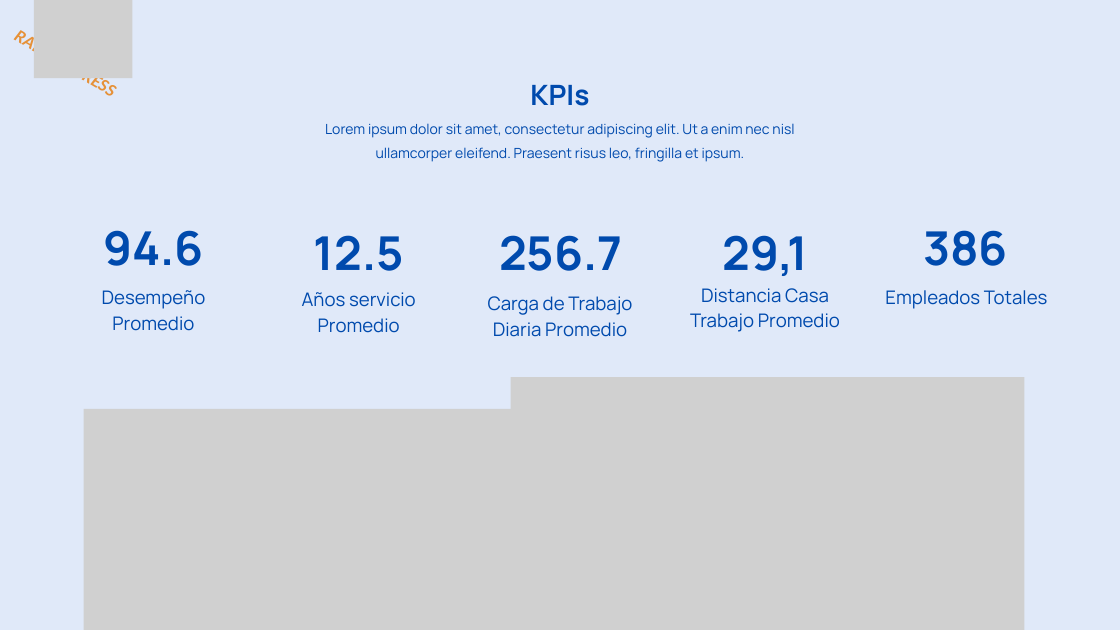
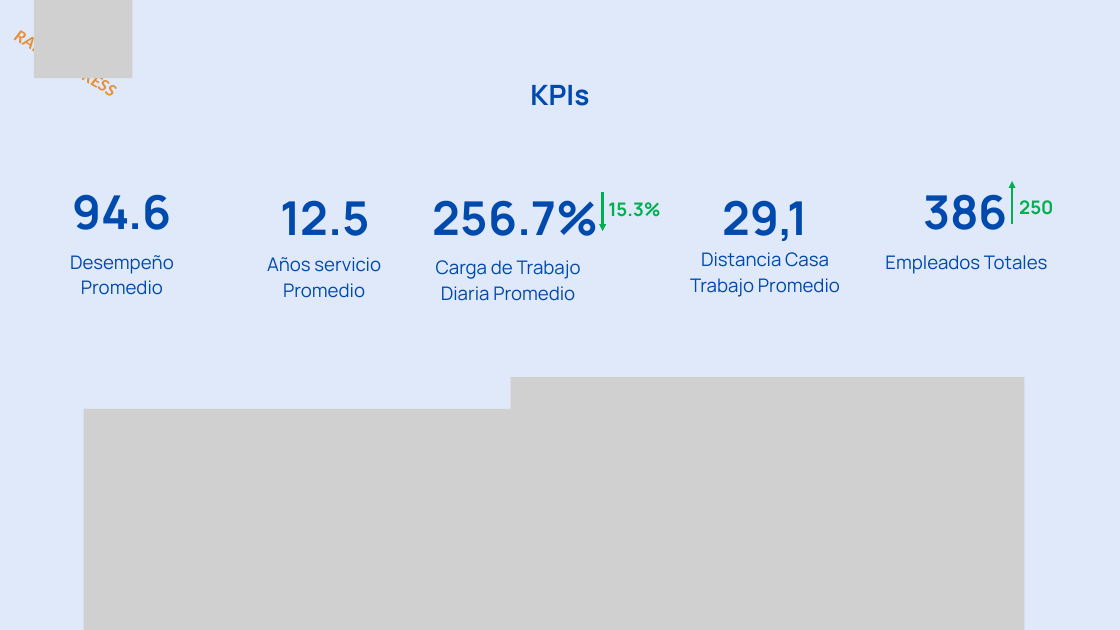
Before and after one commit to ITACADEMYprojectes/ProjecteData, a slide deck: slide 3 of Equip_28/Results/Analisis_PAP_and_ABL_RapidExpres_2026_04_05.pptx (slide 4 before the commit). Drawn at 1120x630 pixels with LibreOffice and Linux fonts; fonts in the diff are those of the drawing; grey boxes stand for pictures. Boxes give left, top, right and bottom in pixels: in the first picture for what was removed or moved away, otherwise in the second. Text is boxed around its words. In the diff, an @@ line names an element or a change of style, - is before the commit and + after.

```diff
--- a/Equip_28/Results/Analisis_PAP_and_ABL_RapidExpres_2026_04_05.pptx
+++ b/Equip_28/Results/Analisis_PAP_and_ABL_RapidExpres_2026_04_05.pptx
@@ text removed at <box>325,123,794,162</box> @@
-Lorem ipsum dolor sit amet, consectetur adipiscing elit. Ut a enim nec nisl ullamcorper eleifend. Praesent risus leo, fringilla et ipsum.
@@ text "12.5": place and size @@
-text "12.5" at <box>314,235,404,271</box>
+text "12.5" at <box>280,200,370,236</box>
@@ text "94.6": place and size @@
-text "94.6" at <box>104,230,204,266</box>
+text "94.6" at <box>72,194,172,230</box>
@@ text at <box>433,200,598,236</box>: text changed @@
-256.7
+256.7%
@@ arrow added from (603, 192) to (603, 231), #00B050 3 pt @@
@@ text added at <box>608,202,660,217</box>, 24 pt, text #00B050, bold @@
+15.3%
@@ arrow added from (1012, 224) to (1012, 181), #00B050 3 pt @@
@@ text added at <box>1019,200,1053,215</box>, 24 pt, text #00B050, bold @@
+250
@@ text "Desempeño Promedio": place and size @@
-text "Desempeño Promedio" at <box>102,290,206,331</box>
+text "Desempeño Promedio" at <box>70,255,174,295</box>
@@ text "Años servicio Promedio": place and size @@
-text "Años servicio Promedio" at <box>302,292,416,333</box>
+text "Años servicio Promedio" at <box>267,257,381,298</box>
@@ text "Carga de Trabajo Diaria Promedio": place and size @@
-text "Carga de Trabajo Diaria Promedio" at <box>488,296,632,337</box>
+text "Carga de Trabajo Diaria Promedio" at <box>436,260,581,301</box>
@@ 4 texts: place and size @@
-4 texts at <box>690,230,1048,332</box>
+4 texts at <box>690,194,1048,297</box>
```
Also in this commit, not shown: 3 other slides changed, 14 slides added, 3 slides removed, 2 other files.
